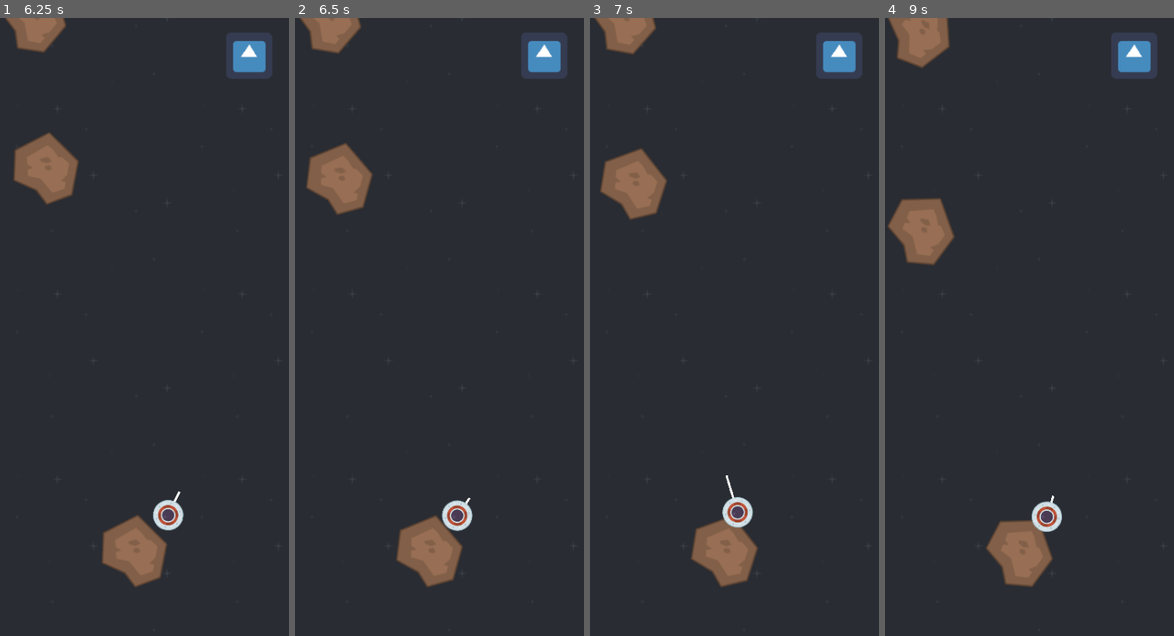
Above: before the commit, frames 1-4 (left to right).
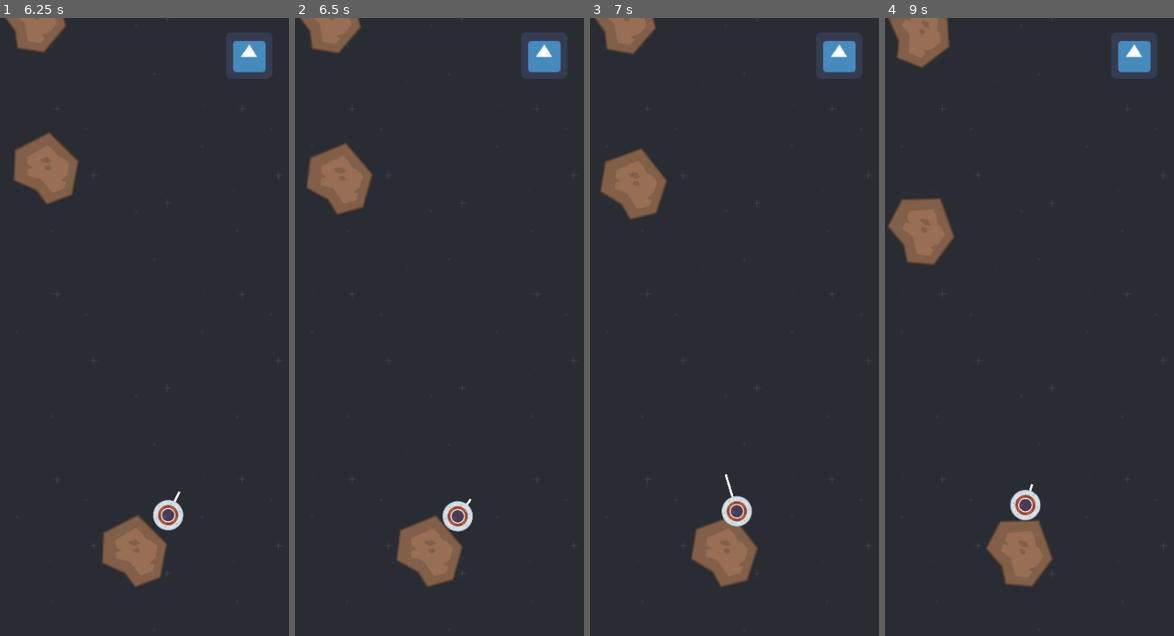
Above: after the commit, the same moments.

Repository: brendankhoury/To-the-moon-and-hack
Game: Godot game, scene res://Src/Main.tscn
The game is run twice, just before and just after one commit, with the same random seed, the same clock (stepped at 60 frames per second) and the same inputs. The engine's default icon, where the game draws it, is replaced by a stand-in: a white triangle on a blue panel in a dark square.
Inputs (mouse positions are in pixels of both pictures, inside the frame that each line leads up to):
- Up to frame 1 (6.25 s): click (248, 55) at 0.5 s; click (248, 55) at 1.25 s; click (248, 55) at 2 s; tap Enter at 2.75, 5.75 s; move the mouse to (208, 296) at 2.77 s; hold Space (tap) 2.78-3.53 s; move the mouse to (86, 357) at 3.52 s; tap Space (tap) at 3.6, 4.25, 5.1 s; move the mouse to (173, 191) at 4.27 s; hold Space (tap) 4.28-5.03 s; move the mouse to (130, 450) at 5.02 s; move the mouse to (231, 419) at 5.77 s; hold Space (tap) from 5.78 s (still down)
- Up to frame 2 (6.5 s): keep holding Space (tap)
- Up to frame 3 (7 s): move the mouse to (647, 234) at 6.52 s; release Space (tap) at 6.53 s; tap Space (tap) at 6.6 s
- Up to frame 4 (9 s): tap Space (tap) at 7.25, 8.1 s; move the mouse to (1043, 327) at 7.27 s; hold Space (tap) 7.28-8.03 s; move the mouse to (986, 172) at 8.02 s; tap Enter at 8.75 s; move the mouse to (1093, 296) at 8.77 s; hold Space (tap) from 8.78 s (still down)

Frame 1 is identical in both runs. In frame 2, 0.2% of the frame differs, in the area x 50-62%, y 77-84%; in frame 3, 0.3%; in frame 4, 0.8%, in the area x 43-62%, y 75-84%.

Commit message:
Mouse raycast goes out of the asteroid rather thatn toward it

Diff:
--- a/Src/Actors/Player.gd
+++ b/Src/Actors/Player.gd
@@ -98,8 +98,8 @@
 	elif Input.is_action_pressed("tap"):
 		mouse_dir = to_local(get_global_mouse_position()).normalized()
 		var mouse_raycast: RayCast2D = get_node("Mouse Raycast")
-		mouse_raycast.set_global_position(get_global_mouse_position())
-		mouse_raycast.set_cast_to(mouse_raycast.to_local(get_parent().get_global_position()))
+		mouse_raycast.set_global_position(get_parent().get_global_position())
+		mouse_raycast.set_cast_to(mouse_raycast.to_local(get_global_mouse_position()))
 #		print(mouse_raycast.get_collision_point())
 		var mouse_collision = mouse_raycast.get_collision_point()
 		set_global_position(mouse_collision + mouse_collision.direction_to(get_global_mouse_position())*PLAYER_WIDTH )
